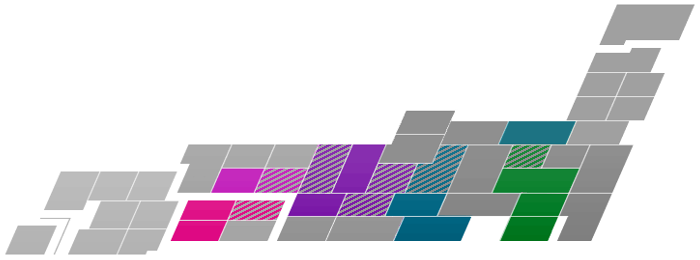
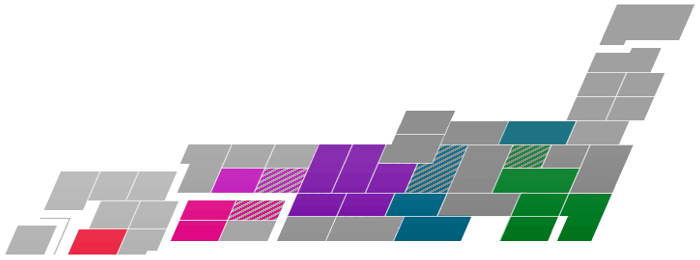
Revision of a layered (700, 260) image; what changed, layer by layer:
painted on "shop-jp-map_clear_fixfix.png copy" over [68, 144, 613, 255]
